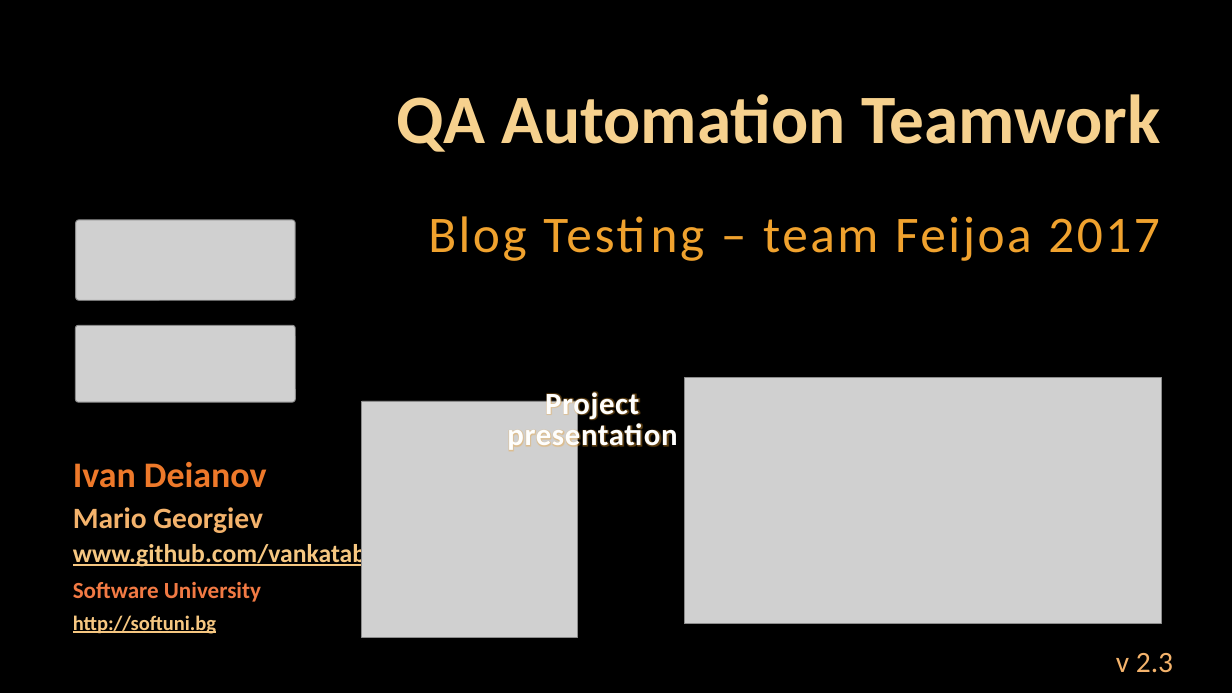
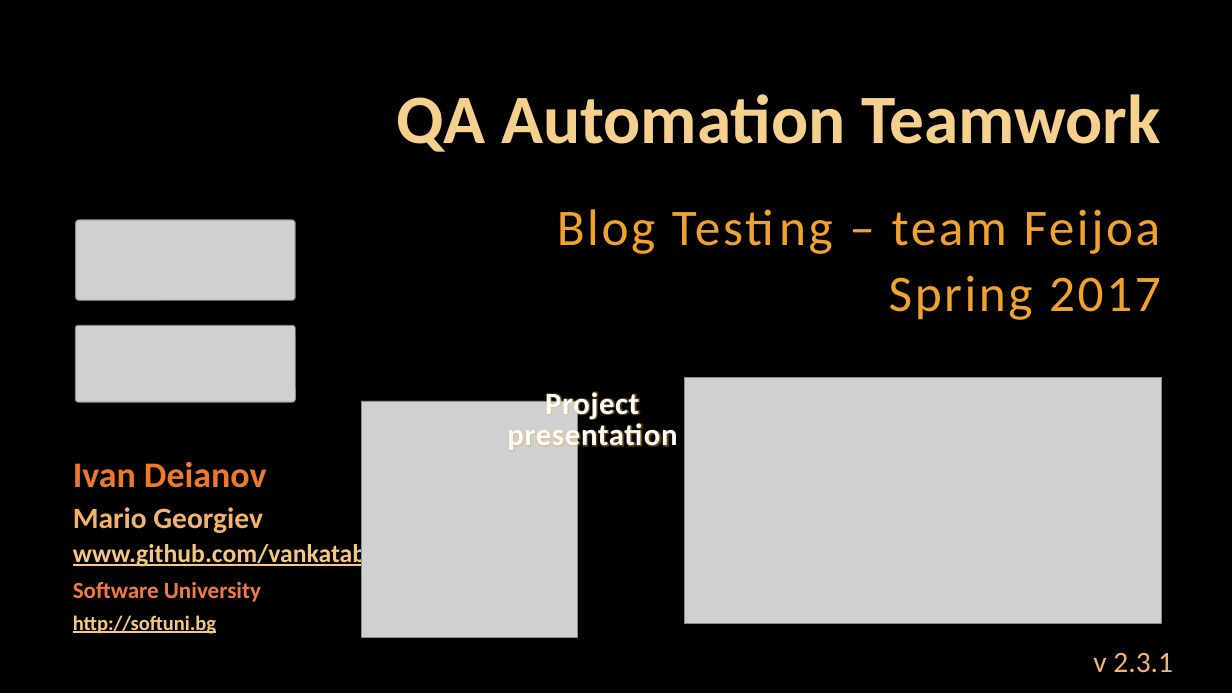
Before and after one commit to vankatabe/Feijoa, a slide deck: slide 1 of Documentation/SoftUni-QA_Automation-BlogProject-Feijoa-Features.pptx. Drawn at 1232x693 pixels with LibreOffice and Linux fonts; fonts in the diff are those of the drawing; grey boxes stand for pictures; background and template pictures are left out. Boxes give left, top, right and bottom in pixels: in the first picture for what was removed or moved away, otherwise in the second. Text is boxed around its words. In the diff, an @@ line names an element or a change of style, - is before the commit and + after.

```diff
--- a/Documentation/SoftUni-QA_Automation-BlogProject-Feijoa-Features.pptx
+++ b/Documentation/SoftUni-QA_Automation-BlogProject-Feijoa-Features.pptx
@@ subtitle at (x1=557, y1=209, x2=1161, y2=320): text changed @@
-Blog Testing – team Feijoa 2017
+Blog Testing – team Feijoa
+Spring 2017
@@ text at (x1=1093, y1=653, x2=1173, y2=673): text changed @@
-v 2.3
+v 2.3.1
```
Also in this commit, not shown: 8 other slides changed, 5 other files.
